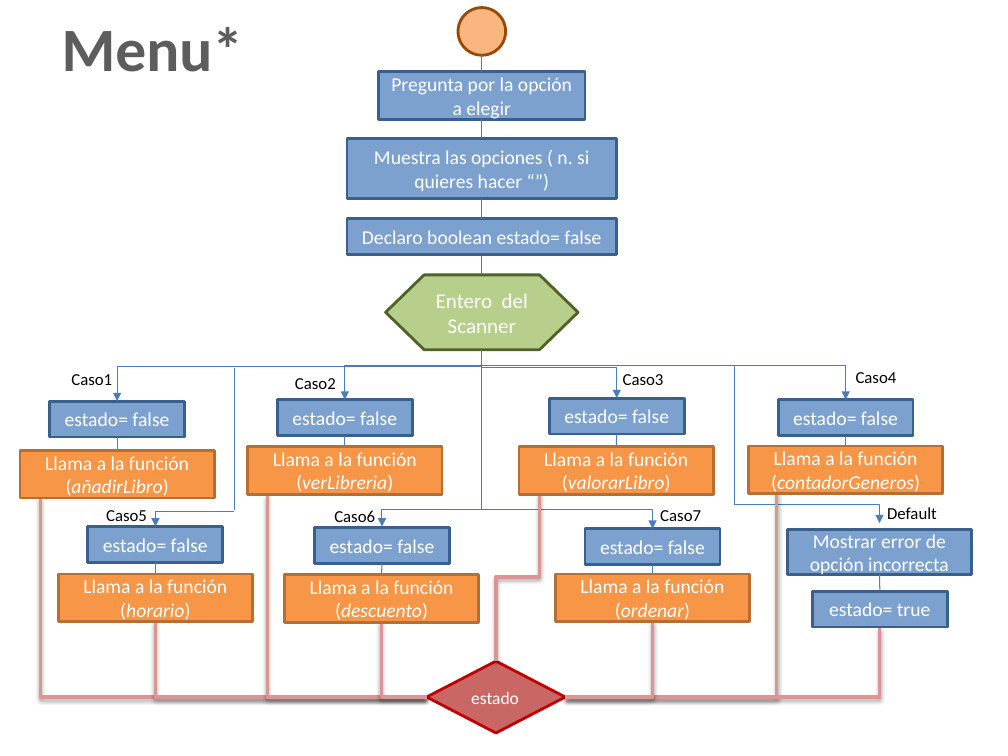
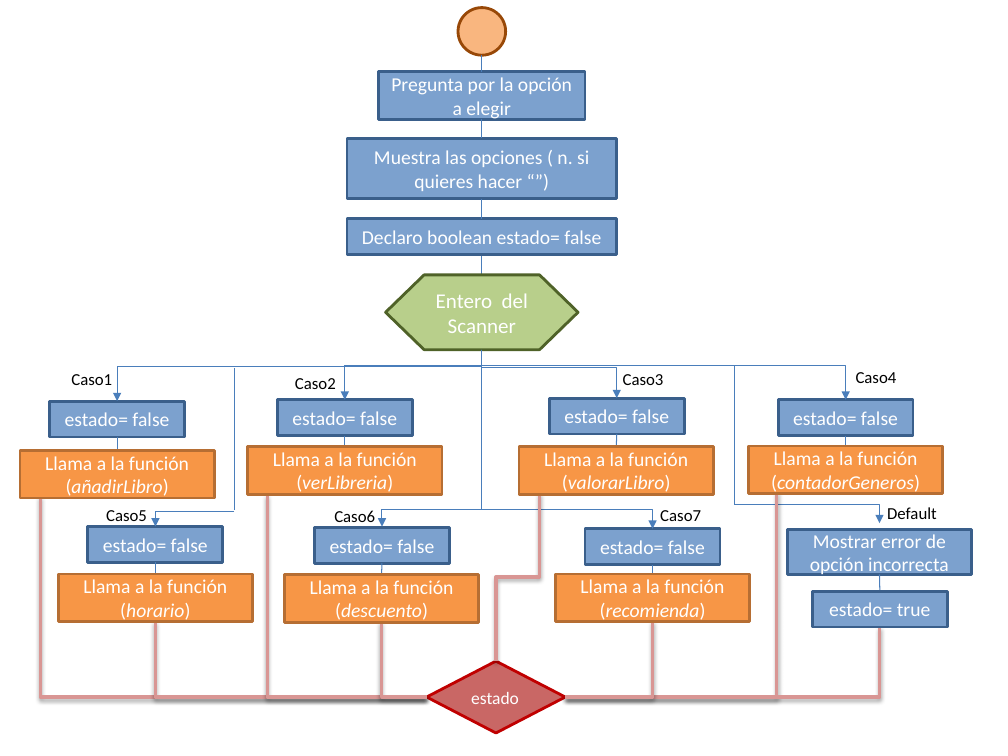
Before and after one commit to dj35/Proyecto-, a slide deck: slide 1 of Flujograma (2).pptx. Drawn at 1008x756 pixels with LibreOffice and Linux fonts; fonts in the diff are those of the drawing. Boxes give left, top, right and bottom in pixels: in the first picture for what was removed or moved away, otherwise in the second. Text is boxed around its words. In the diff, an @@ line names an element or a change of style, - is before the commit and + after.

```diff
--- a/Flujograma (2).pptx
+++ b/Flujograma (2).pptx
@@ text removed at box(62, 27, 244, 72) @@
-Menu*
@@ text in rectangle at box(580, 579, 724, 623): text changed @@
-Llama a la función (ordenar)
+Llama a la función (recomienda)
```
Also in this commit, not shown: 1 other slide changed.
